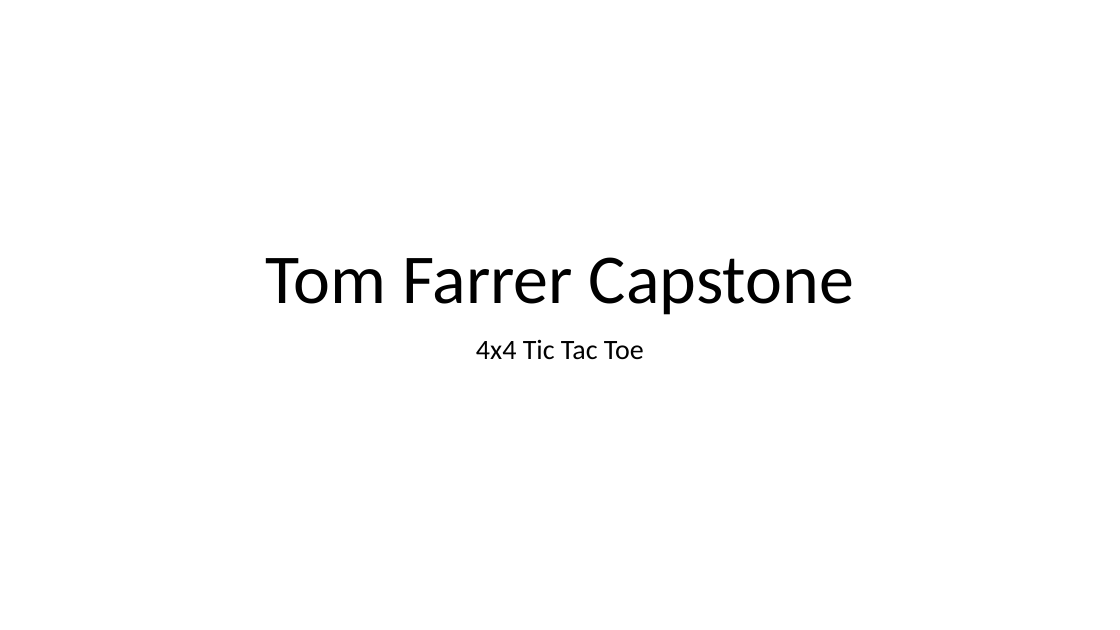
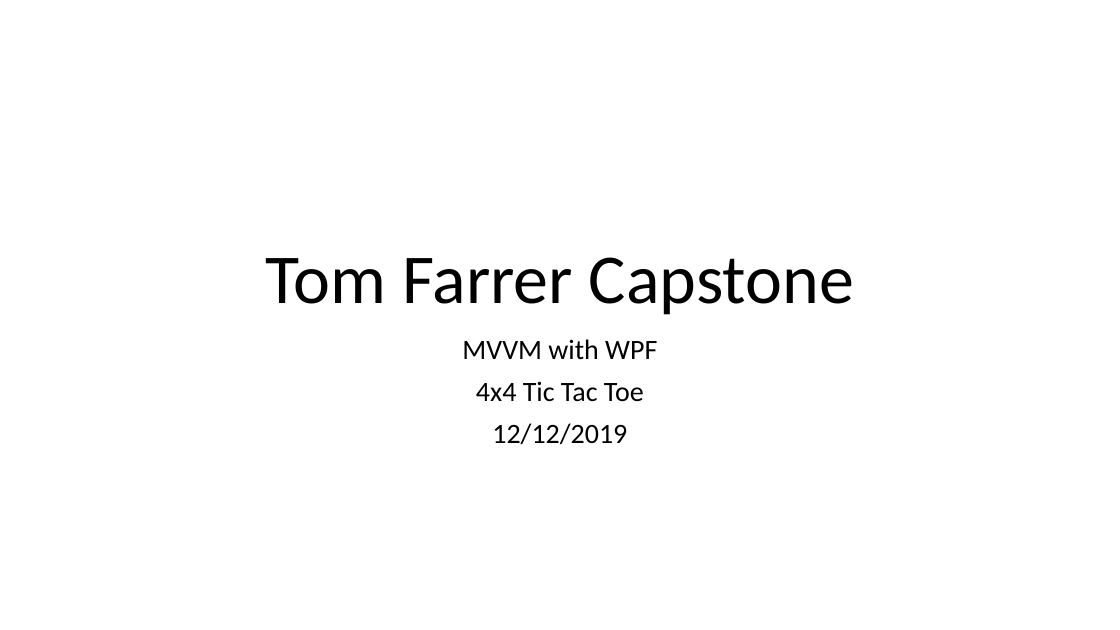
Before and after one commit to farrert/OOpCapstone, a slide deck: slide 1 of OOP Capstone/TicTacToe.pptx. Drawn at 1120x630 pixels with LibreOffice and Linux fonts; fonts in the diff are those of the drawing. Boxes give left, top, right and bottom in pixels: in the first picture for what was removed or moved away, otherwise in the second. Text is boxed around its words. In the diff, an @@ line names an element or a change of style, - is before the commit and + after.

```diff
--- a/OOP Capstone/TicTacToe.pptx
+++ b/OOP Capstone/TicTacToe.pptx
@@ subtitle at [462, 339, 657, 360]: paragraph added @@
+MVVM with WPF
@@ subtitle at [492, 423, 627, 445]: paragraph added @@
+12/12/2019
```
Also in this commit, not shown: 1 other slide changed, 5 slides added, 5 slides removed, 11 other files.
